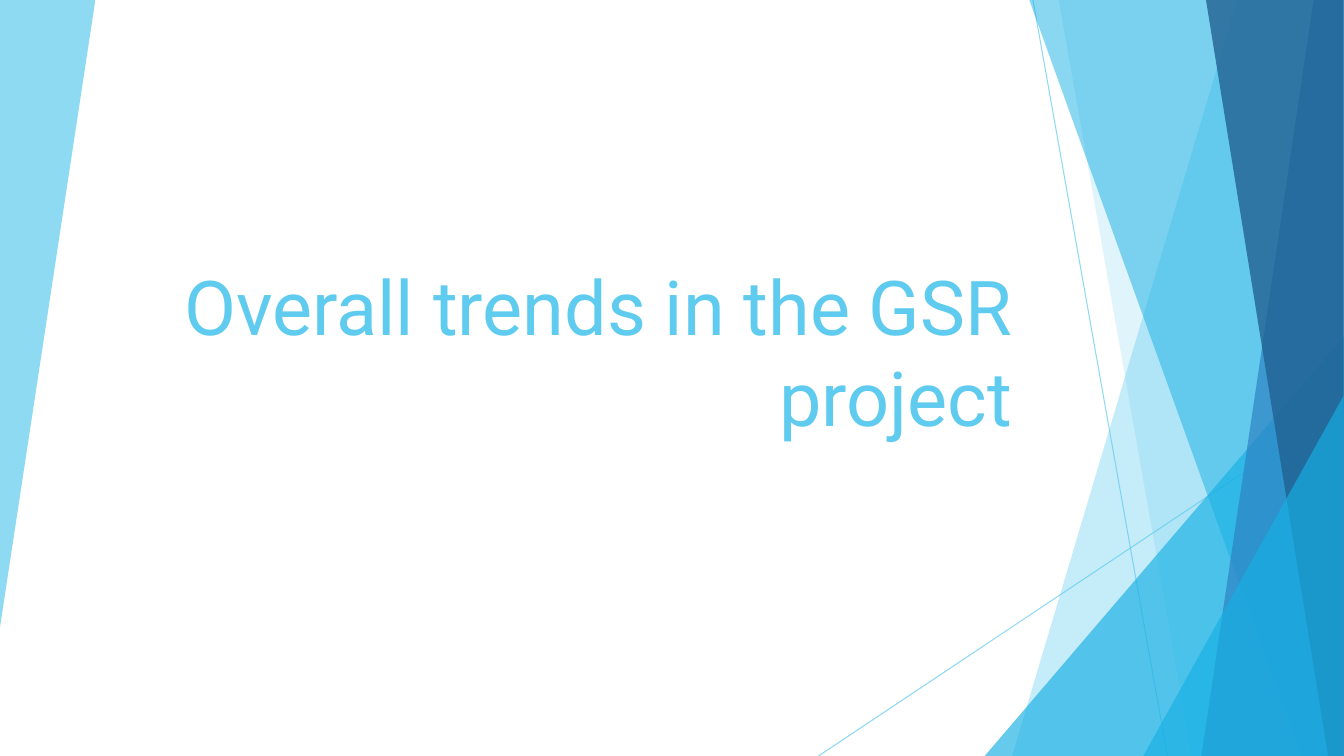
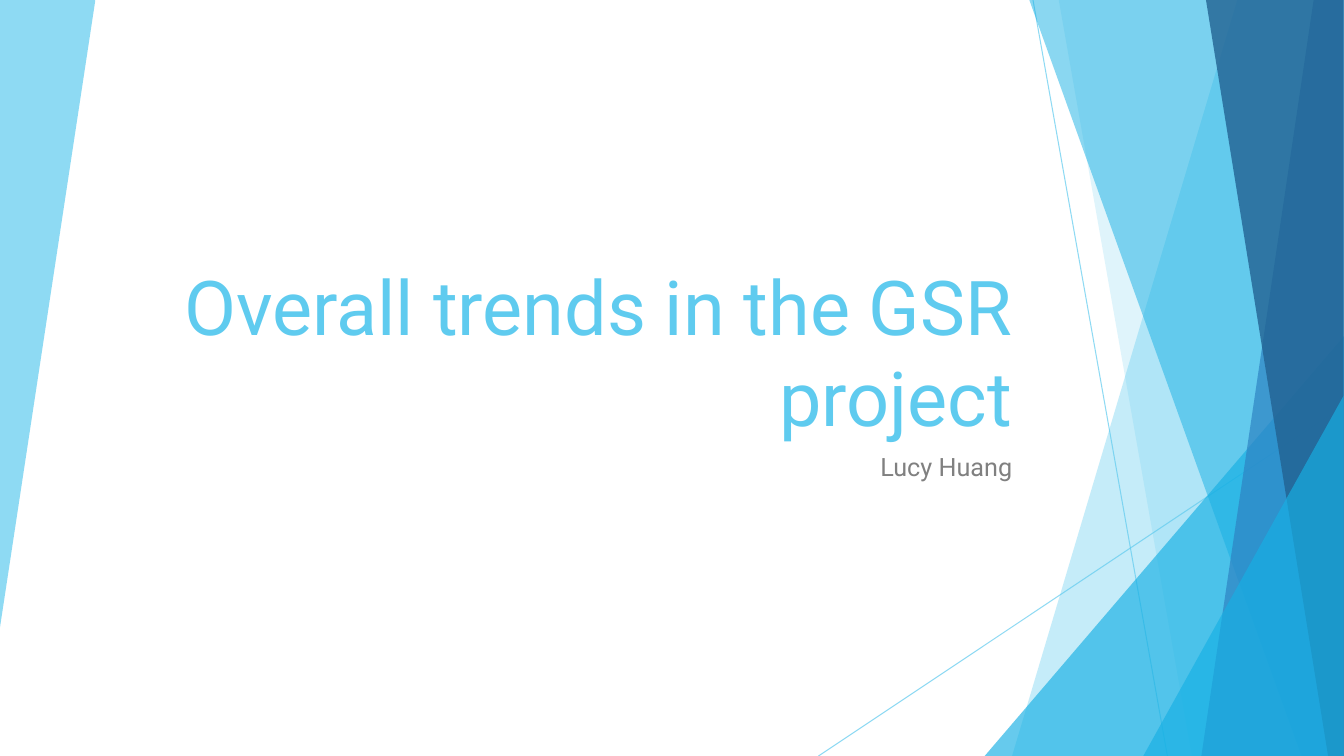
Before and after one commit to LucyYaoyuanHuang/gsr, a slide deck: slide 1 of GSRExploratory.pptx. Drawn at 1344x756 pixels with LibreOffice and Linux fonts; fonts in the diff are those of the drawing. Boxes give left, top, right and bottom in pixels: in the first picture for what was removed or moved away, otherwise in the second. Text is boxed around its words. In the diff, an @@ line names an element or a change of style, - is before the commit and + after.

```diff
--- a/GSRExploratory.pptx
+++ b/GSRExploratory.pptx
@@ subtitle added at (880, 458, 1013, 482), 18 pt, text #FFFFFF @@
+Lucy Huang
```
Also in this commit, not shown: 1 other slide changed, 5 slides added, 8 slides removed, 1 other file.
